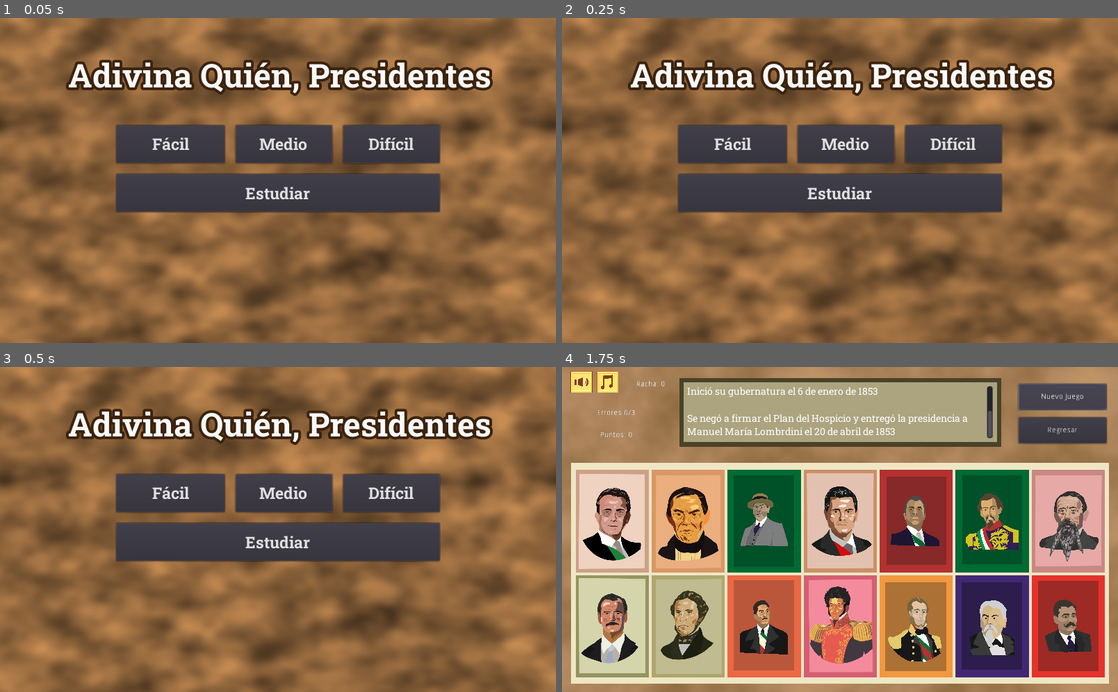
Above: before the commit, frames 1-4 (two rows, left to right).
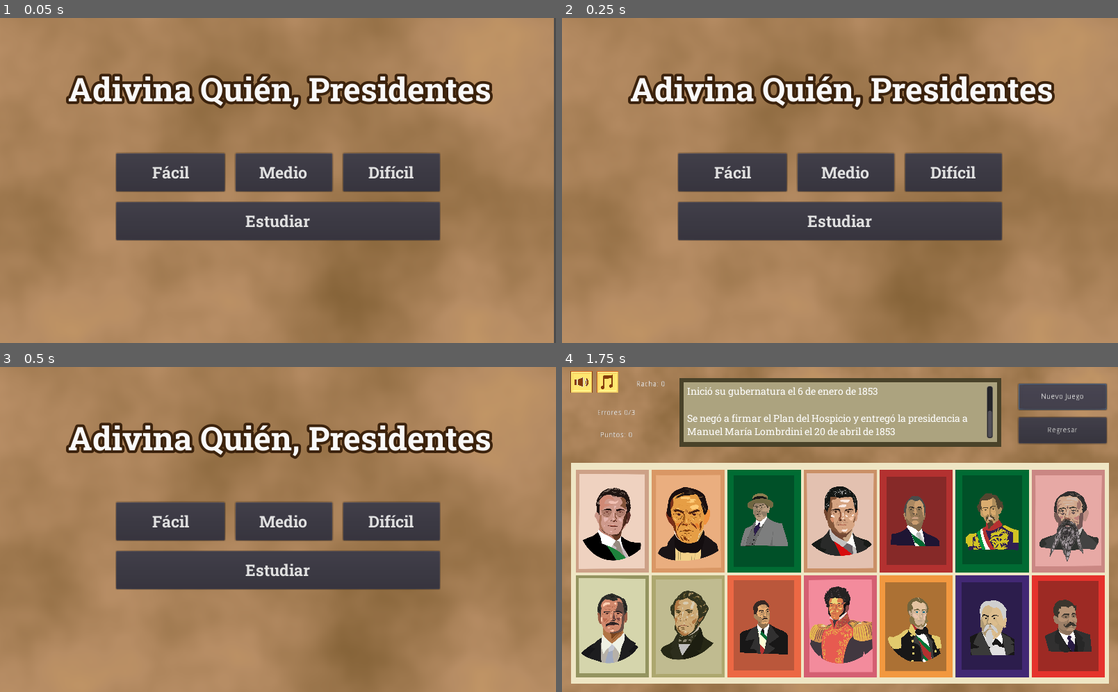
Above: after the commit, the same moments.

Repository: BryanWi/AdivinaQuien
Game: Godot game, scene res://game/menu/MainMenu.tscn
Same seed, same stepped clock (60 frames per second), same inputs: the game is played once before the commit and once after it. The engine's default icon, where the game draws it, is replaced by a stand-in: a white triangle on a blue panel in a dark square. Sound files missing from this copy of the repository are replaced by a short silence.
Inputs:
- Up to frame 1 (0.05 s): no input
- Up to frame 2 (0.25 s): no input
- Up to frame 3 (0.5 s): no input
- Up to frame 4 (1.75 s): click "Fácil" at 0.5 s; click "Nuevo Juego" at 1.25 s

The runs differ from the first frame. In frame 1, 70% of the frame differs, in the area x 0-100%, y 0-100%; in frame 2, 70%; in frame 3, 69%; in frame 4, nothing differs.

Commit message:
fondo bien

Diff:
--- a/game/menu/MainMenu.tscn
+++ b/game/menu/MainMenu.tscn
@@ -1,9 +1,20 @@
-[gd_scene load_steps=9 format=2]
+[gd_scene load_steps=10 format=2]
 
 [ext_resource path="res://assets/texturas/image2.png" type="Texture" id=1]
 [ext_resource path="res://game/menu/MainMenu.gd" type="Script" id=2]
 [ext_resource path="res://assets/font/RobotoSlab-Bold.ttf" type="DynamicFontData" id=3]
 [ext_resource path="res://game/menu/ParallaxBackground.gd" type="Script" id=4]
+[ext_resource path="res://assets/texturas/fondo.png" type="Texture" id=5]
+
+[sub_resource type="OpenSimplexNoise" id=3]
+period = 70.2
+lacunarity = 1.68
+
+[sub_resource type="NoiseTexture" id=4]
+width = 1024
+height = 720
+seamless = true
+noise = SubResource( 3 )
 
 [sub_resource type="DynamicFont" id=2]
 size = 30
@@ -15,20 +26,34 @@
 outline_color = Color( 0.231373, 0.133333, 0.0470588, 1 )
 font_data = ExtResource( 3 )
 
-[sub_resource type="OpenSimplexNoise" id=3]
-period = 70.2
-lacunarity = 1.68
-
-[sub_resource type="NoiseTexture" id=4]
-width = 1024
-height = 720
-seamless = true
-noise = SubResource( 3 )
-
 [node name="Control" type="Control"]
 anchor_right = 1.0
 anchor_bottom = 1.0
 script = ExtResource( 2 )
+
+[node name="ParallaxBackground" type="ParallaxBackground" parent="."]
+script = ExtResource( 4 )
+
+[node name="ParallaxLayer" type="ParallaxLayer" parent="ParallaxBackground"]
+visible = false
+motion_mirroring = Vector2( 1024, 720 )
+
+[node name="TextureRect2" type="TextureRect" parent="ParallaxBackground/ParallaxLayer"]
+modulate = Color( 0.546875, 0.384727, 0.22644, 1 )
+self_modulate = Color( 2, 2, 2, 1 )
+anchor_right = 1.0
+anchor_bottom = 1.0
+margin_right = 512.0
+margin_bottom = 512.0
+texture = SubResource( 4 )
+
+[node name="ParallaxLayer2" type="ParallaxLayer" parent="ParallaxBackground"]
+motion_mirroring = Vector2( 1024, 1024 )
+
+[node name="Fondo" type="Sprite" parent="ParallaxBackground/ParallaxLayer2"]
+position = Vector2( 507, 497 )
+scale = Vector2( 0.5, 0.5 )
+texture = ExtResource( 5 )
 
 [node name="TextureRect" type="TextureRect" parent="."]
 visible = false
@@ -43,9 +68,9 @@
 anchor_right = 0.5
 anchor_bottom = 0.5
 margin_left = -298.0
-margin_top = -102.0
+margin_top = -50.0
 margin_right = 298.0
-margin_bottom = 102.0
+margin_bottom = 154.0
 custom_constants/separation = 20
 
 [node name="HBoxContainer" type="HBoxContainer" parent="VBoxContainer"]
@@ -94,9 +119,9 @@
 anchor_right = 0.5
 anchor_bottom = 0.5
 margin_left = -392.0
-margin_top = -236.0
+margin_top = -210.0
 margin_right = 396.0
-margin_bottom = -155.0
+margin_bottom = -129.0
 grow_horizontal = 2
 grow_vertical = 2
 custom_colors/font_color = Color( 0.976471, 0.976471, 0.976471, 1 )
@@ -104,21 +129,6 @@
 text = "Adivina Quién, Presidentes"
 align = 1
 
-[node name="ParallaxBackground" type="ParallaxBackground" parent="."]
-script = ExtResource( 4 )
-
-[node name="ParallaxLayer" type="ParallaxLayer" parent="ParallaxBackground"]
-motion_mirroring = Vector2( 1024, 720 )
-
-[node name="TextureRect2" type="TextureRect" parent="ParallaxBackground/ParallaxLayer"]
-modulate = Color( 0.556863, 0.392157, 0.231373, 1 )
-self_modulate = Color( 2, 2, 2, 1 )
-anchor_right = 1.0
-anchor_bottom = 1.0
-margin_right = 512.0
-margin_bottom = 512.0
-texture = SubResource( 4 )
-
 [connection signal="button_up" from="VBoxContainer/HBoxContainer/JugarFacil" to="." method="_on_JugarFacil_button_up"]
 [connection signal="button_up" from="VBoxContainer/HBoxContainer/JugarMedio" to="." method="_on_JugarMedio_button_up"]
 [connection signal="button_up" from="VBoxContainer/HBoxContainer/JugarDificil" to="." method="_on_JugarDificil_button_up"]
Binary file added: assets/texturas/fondo.png
Not shown, added: assets/texturas/fondo.png.import
